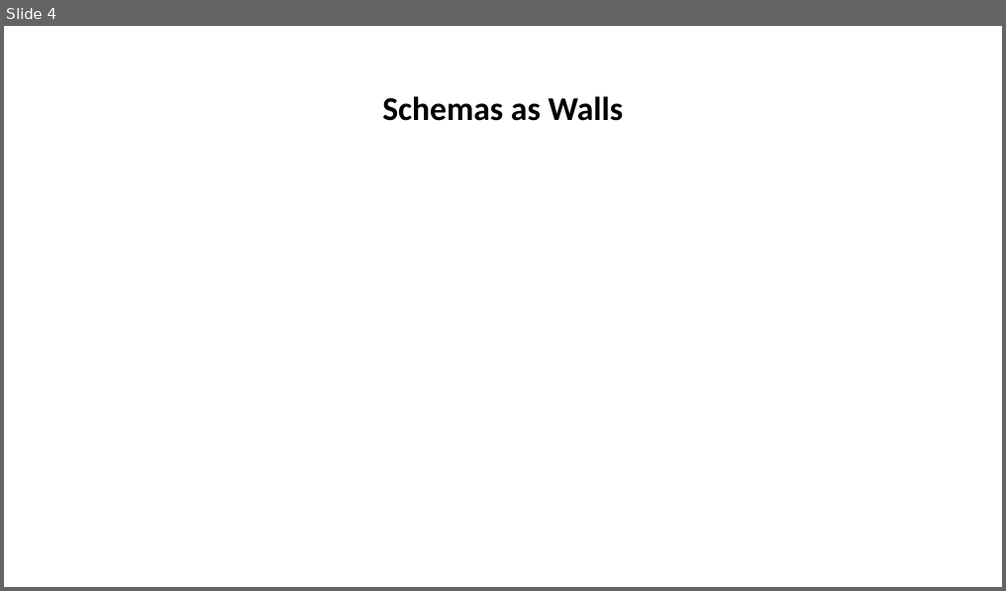
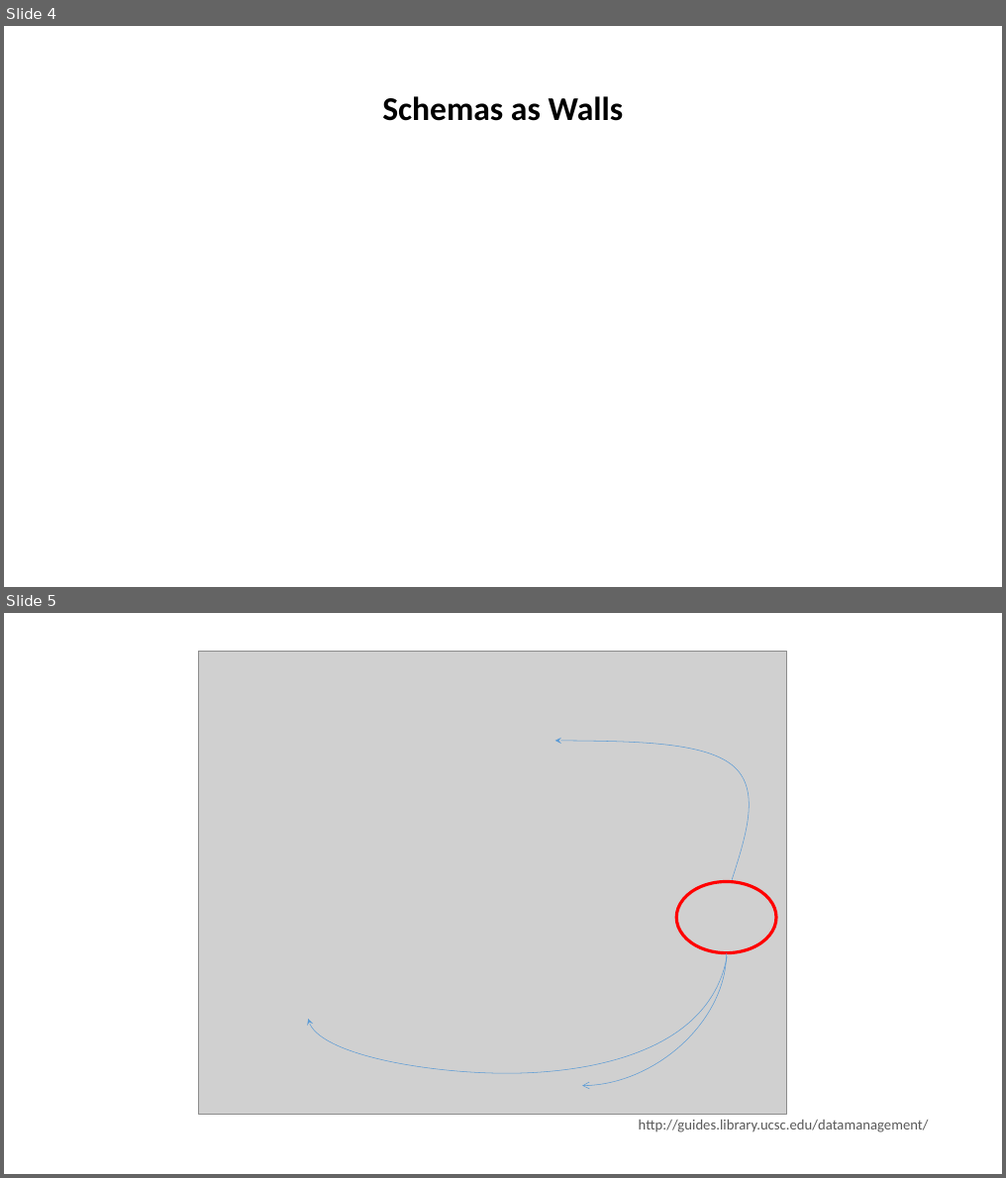
Before and after one commit to tibbben/teaching.data.literacy, a slide deck: UM_DataManagementClass/Lessons/08/08_FirstMeeting.pptx. Shown one above the other, each under a label of ours: slide 4 before the commit, slides 4 and 5 after it. The pictures are 1006x591 and 1006x1178 pixels, drawn with LibreOffice and Linux fonts; fonts in the diff are those of the drawing; grey boxes stand for pictures. Boxes give left, top, right and bottom in pixels: in the first picture for what was removed or moved away, otherwise in the second. Text is boxed around its words. In the diff, an @@ line names an element or a change of style, - is before the commit and + after.

```diff
--- a/UM_DataManagementClass/Lessons/08/08_FirstMeeting.pptx
+++ b/UM_DataManagementClass/Lessons/08/08_FirstMeeting.pptx
@@ slide 5 added at (4, 613, 1002, 1174), background #FFFFFF @@
@@ picture added at (198, 652, 787, 1115) @@
@@ freeform shape added at (555, 741, 761, 879), outline #5B9BD5 0.5 pt @@
@@ ellipse added at (677, 881, 776, 953), outline #FF0000 3 pt @@
@@ freeform shape added at (308, 957, 727, 1075), outline #5B9BD5 0.5 pt @@
@@ curved arrow added from (727, 954) to (583, 1086), #5B9BD5 0.5 pt @@
@@ text added at (639, 1120, 929, 1133), 14 pt, text #595959 @@
+http://guides.library.ucsc.edu/datamanagement/
```
Also in this commit, not shown: 1 slide changed, 16 other slides added, 1 other file.
